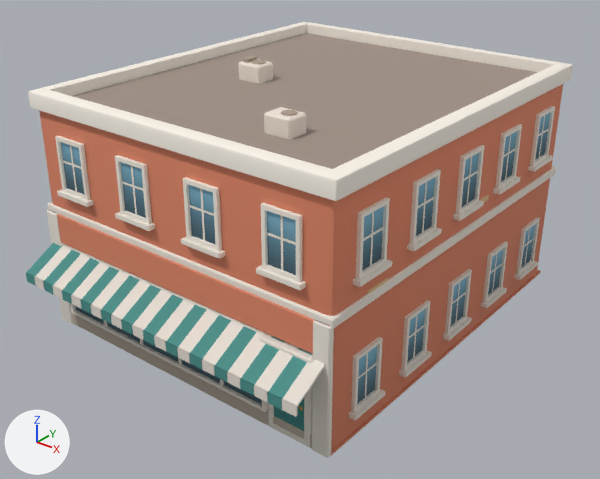
The glTF model newcity/art/kit/boylston_s12.glb: old version first, new version second.
Before and after are seen from a camera (50 mm lens) standing at (16.97, -22.06, 15.79) and looking at (0.34, -1.27, 2.9). The lights are fixed; the arrows at lower left show +X, +Y and +Z. The older version comes first. Vertices at exactly the same position are counted once.

In view in the first picture: 'boylston_s12'.
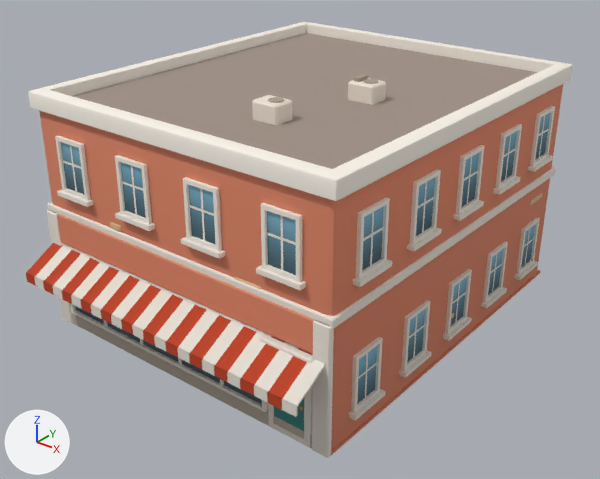
What the commit changed:
me_boylston_s12 has 1576 vertices, 2208 faces and spans x -6.2..6.2, y -8.4..7.2, z 0.0..8.8.
me_boylston_s12 is used by ob_boylston_s12; location (0.0, 0.0, 0.0).
me_boylston_s12 part 1: the loose piece of 16 vertices spanning x -4.0..-3.5, y -7.0, z 3.9..4.0 is scaled about its middle by (2.03, 1, 1), then moved by (6.8, 0.0, 0.5).
me_boylston_s12 part 2: the loose piece of 16 vertices spanning x 2.0..2.8, y -7.0, z 2.1..2.3 is scaled about its middle by (0.66, 1, 1), then moved by (-5.0, 0.0, 2.4).
me_boylston_s12 part 3: the loose piece of 16 vertices spanning x 6.0, y -5.4..-4.4, z 4.4..4.6 is moved by (0.0, 10.6, -0.9).
me_boylston_s12 part 4: the loose piece of 16 vertices spanning x 6.0, y 1.0..1.5, z 5.0..5.2 is moved by (0.0, -1.7, -3.7).
me_boylston_s12 part 5: the loose piece of 16 vertices spanning x 2.2..2.6, y -4.6..-4.1, z 8.7 is moved by (-1.1, 0.7, 0.0).
me_boylston_s12 part 6: the loose piece of 20 vertices spanning x 1.8..2.8, y -4.7..-3.9, z 8.1..8.7 is moved by (-1.1, 0.7, 0.0).
me_boylston_s12 part 7: the loose piece of 16 vertices spanning x -2.4..-1.9, y -0.7..-0.2, z 8.7 is moved by (4.5, 0.4, 0.0).
me_boylston_s12 part 8: the loose piece of 20 vertices spanning x -2.8..-1.8, y -0.8..0.0, z 8.1..8.7 is moved by (4.5, 0.4, 0.0).
me_boylston_s12 part 9: the loose piece of 8 vertices spanning x -2.7..-2.5, y -0.7..-0.2, z 8.7..8.8 is moved by (4.5, 0.4, 0.0).
me_boylston_s12 part 10: texture (UV) coordinates of 356 of 2208 faces, centred in x -6.0..6.0, y -8.4..5.5, z 1.6..6.5, changed; they spanned u 0.16..0.34, v 0.02..0.11 and now span u 0.22..0.91, v 0.02..0.11.

Changed parts and their boxes (x1, y1, x2, y2) in the pictures (600 x 479 px; the box of a moved part takes in the faces that stretch with it):
'boylston_s12', reshaped, surface changed
    both: (26, 22, 573, 458)
part 1 of me_boylston_s12, moved or reshaped (not visible before)
    after: (234, 277, 261, 289)
part 2 of me_boylston_s12, moved or reshaped (not visible before)
    after: (110, 222, 121, 231)
part 3 of me_boylston_s12, moved or reshaped
    before: (367, 278, 388, 294)
    after: (530, 193, 542, 205)
part 4 of me_boylston_s12, moved or reshaped
    before: (481, 195, 489, 202)
    after: (445, 313, 454, 323)
part 5 of me_boylston_s12, moved or reshaped
    before: (281, 110, 298, 116)
    after: (268, 97, 284, 103)
part 6 of me_boylston_s12, moved or reshaped
    before: (264, 107, 306, 139)
    after: (252, 95, 292, 125)
part 7 of me_boylston_s12, moved or reshaped
    before: (252, 60, 266, 64)
    after: (364, 79, 378, 84)
part 8 of me_boylston_s12, moved or reshaped
    before: (238, 59, 273, 83)
    after: (348, 78, 386, 105)
part 9 of me_boylston_s12, moved or reshaped
    before: (243, 56, 257, 63)
    after: (354, 74, 368, 82)
part 10 of me_boylston_s12, surface changed
    before: (26, 195, 489, 410)
    after: (26, 193, 542, 410)
